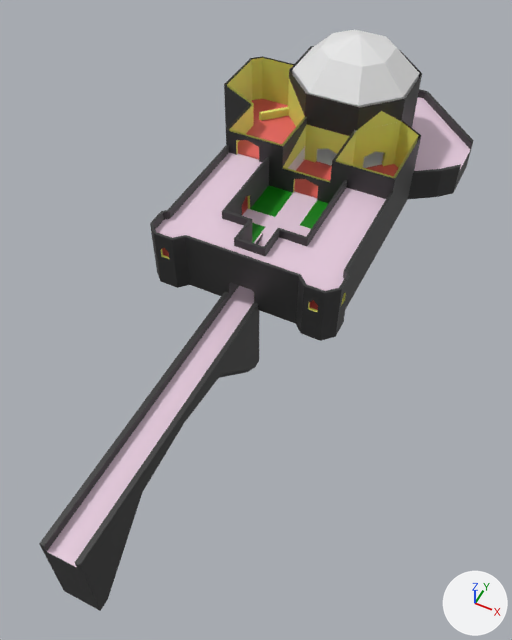
The Blender file Assets/Models/ShaderCastle/Entrance.blend, before and after one commit.
Before and after are seen from a 50 mm camera at (24.8, -36.4, 52.8) aimed at (1.7, 9.7, -4.7). The axes (+X, +Y, +Z) are drawn at lower right. The lights are the same throughout. The picture after the commit comes second.

Names of what the first picture shows: 'Floor +1 -col', 'Floor +2 -col', 'Floor -1 -col', 'Floor 0 -col', 'Floor 0 Grass -col', 'Floor 0 Path -col', 'Floor 0 main room-col'.
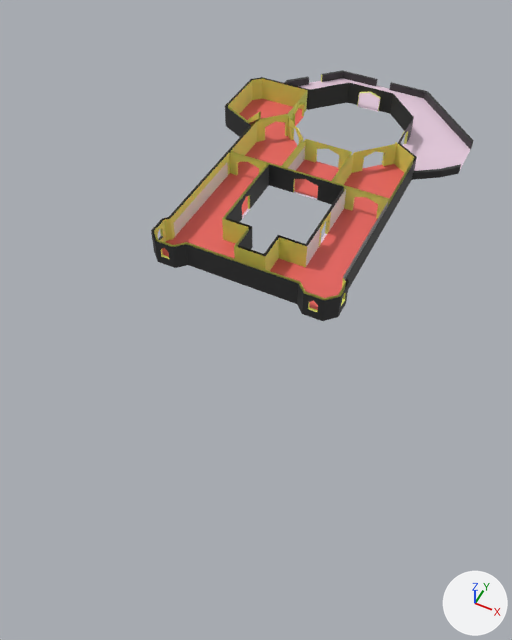
Commit message: Improved entrance model

Boxes [x1, y1, x2, y2] around the edits, measured in the pictures (512 x 640 px):
'Floor +1 -col', hidden: before [150, 56, 421, 301]
'Floor -1 -col', hidden: before [39, 127, 471, 611]
'Floor 0 main room-col', hidden: before [292, 29, 419, 168]
'Floor +2 -col', hidden: before [288, 46, 422, 130]
'Floor 0 Path -col', hidden (pale pink): before [244, 193, 317, 243]
'Floor 0 Grass -col', hidden (green): before [250, 185, 328, 243]
'Floor 0 -col', unchanged, uncovered by the edit: before [151, 79, 474, 321]; after [151, 70, 474, 321]

The change in detail:
Object 'Floor -1 -col' (ob_floor__1__col) is now hidden.
Object 'Floor 0 Path -col' (ob_floor_0_path__col) is now hidden.
Object 'Floor 0 Grass -col' (ob_floor_0_grass__col) is now hidden.
Object 'Floor +2 -col' (ob_floor__2__col) is now hidden.
Object 'Floor +1 -col' (ob_floor__1__col_1) is now hidden.
Object 'Floor 0 main room-col' (ob_floor_0_main_room_col) is now hidden.
